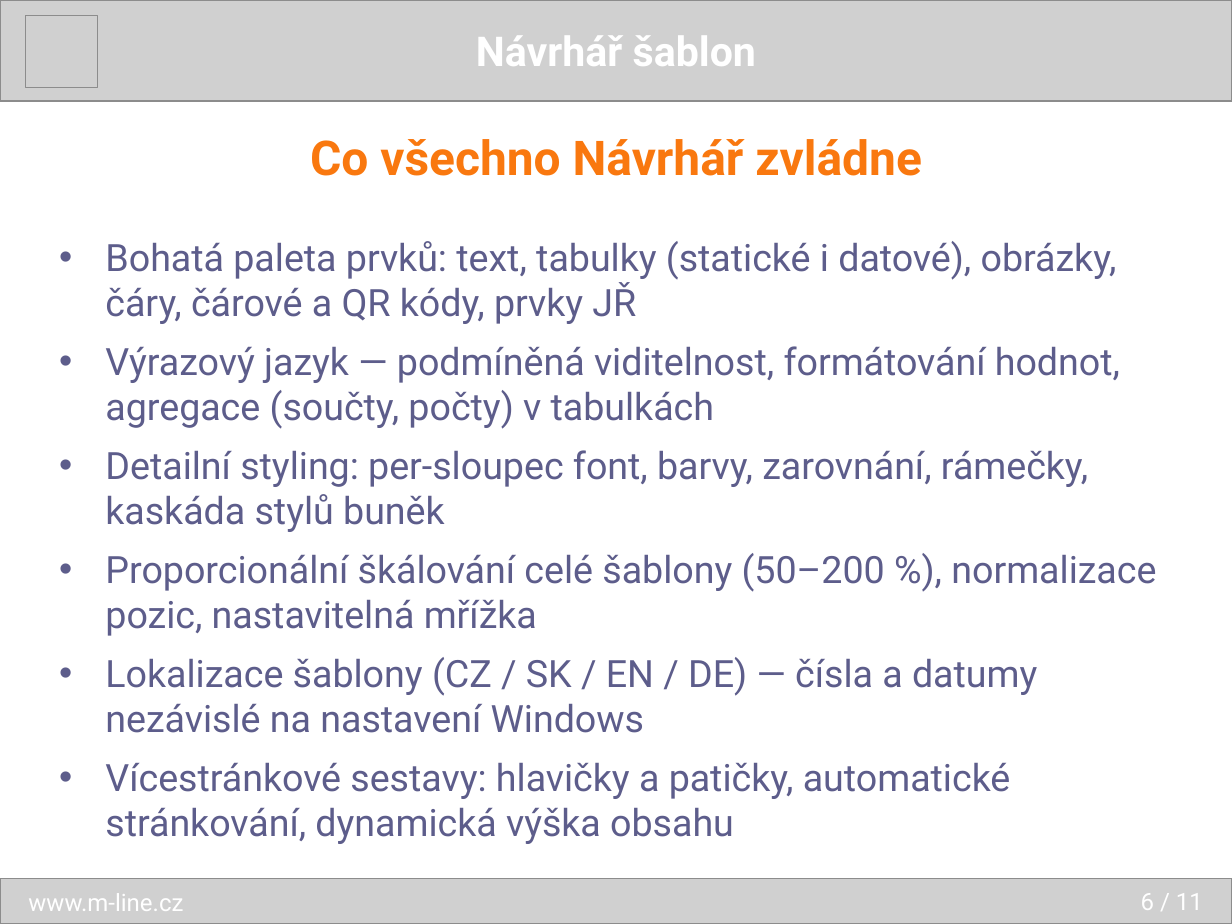
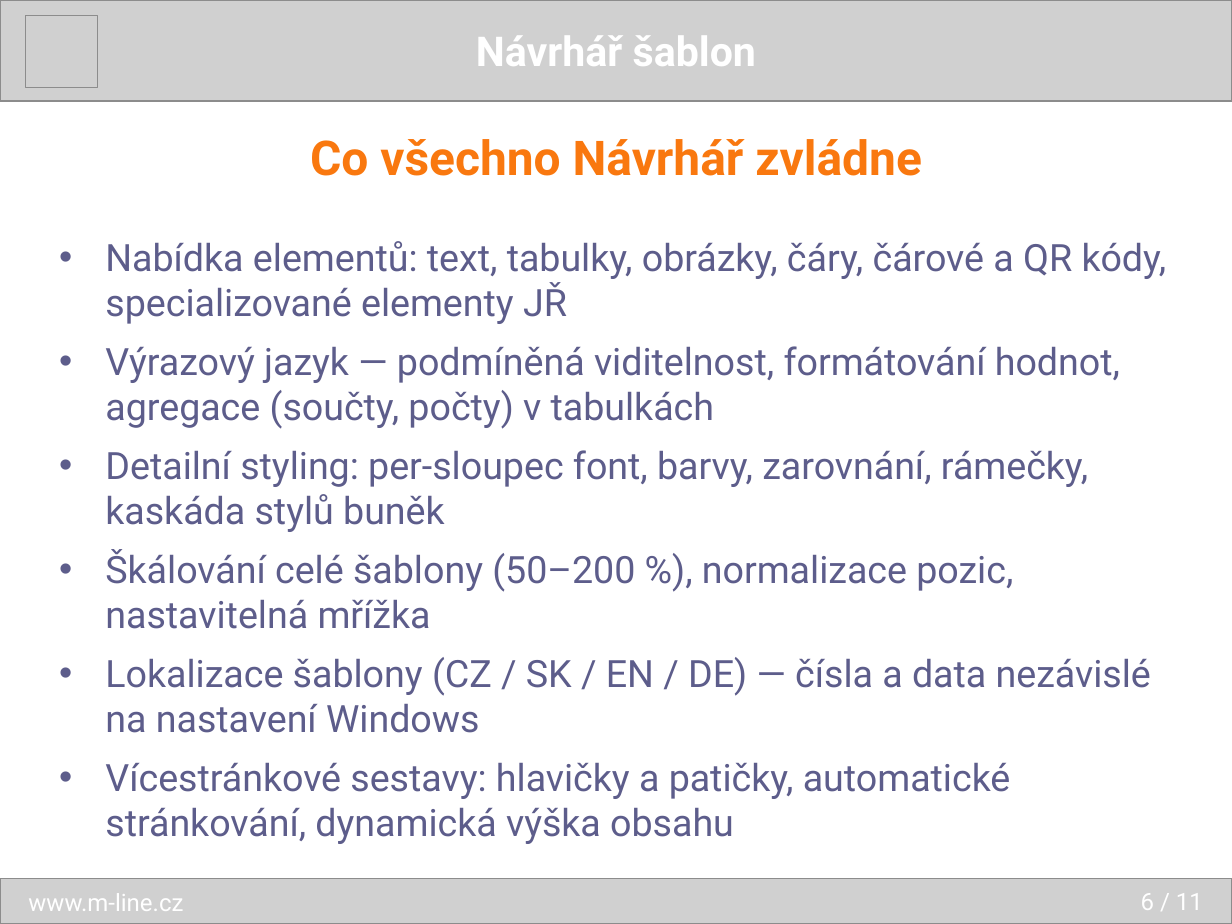
Before and after one commit to dracekmartin/EDISON2-projekt, a slide deck: slide 6 of TemplateDesigner/prezentace/TemplateDesigner.pptx. Drawn at 1232x924 pixels with LibreOffice and Linux fonts; fonts in the diff are those of the drawing; grey boxes stand for pictures. Boxes give left, top, right and bottom in pixels: in the first picture for what was removed or moved away, otherwise in the second. Text is boxed around its words. In the diff, an @@ line names an element or a change of style, - is before the commit and + after.

```diff
--- a/TemplateDesigner/prezentace/TemplateDesigner.pptx
+++ b/TemplateDesigner/prezentace/TemplateDesigner.pptx
@@ text at (105,241,1167,324): text changed @@
-• Bohatá paleta prvků: text, tabulky (statické i datové), obrázky, čáry, čárové a QR kódy, prvky JŘ
+• Nabídka elementů: text, tabulky, obrázky, čáry, čárové a QR kódy, specializované elementy JŘ
@@ text at (105,549,1151,733): text changed @@
-• Proporcionální škálování celé šablony (50–200 %), normalizace pozic, nastavitelná mřížka
-• Lokalizace šablony (CZ / SK / EN / DE) — čísla a datumy nezávislé na nastavení Windows
+• Škálování celé šablony (50–200 %), normalizace pozic, nastavitelná mřížka
+• Lokalizace šablony (CZ / SK / EN / DE) — čísla a data nezávislé na nastavení Windows
```
Also in this commit, not shown: 8 other slides changed.
